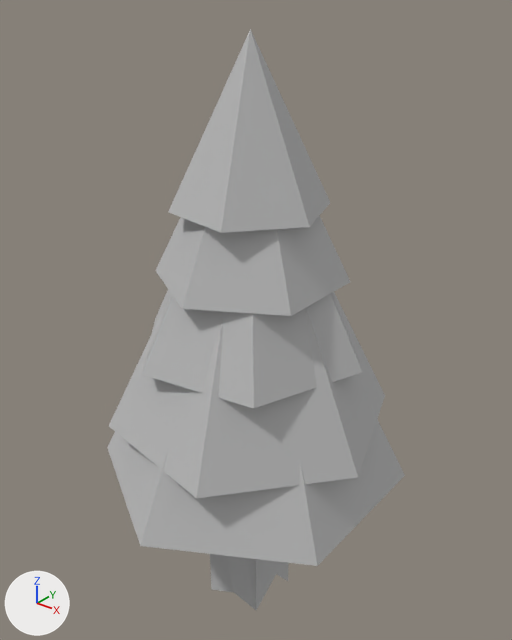
The Blender file OriginalModels/ObjectsBlaspheme/sapin/sapinAtlas.blend, before and after one commit.
Both versions are drawn from a camera (50 mm lens) standing at (2.42, -2.98, 2.96) and looking at (-0.05, 0.1, 1.05). The lights are fixed; the arrows at lower left show +X, +Y and +Z.

Names of what the first picture shows: 'sapin'.
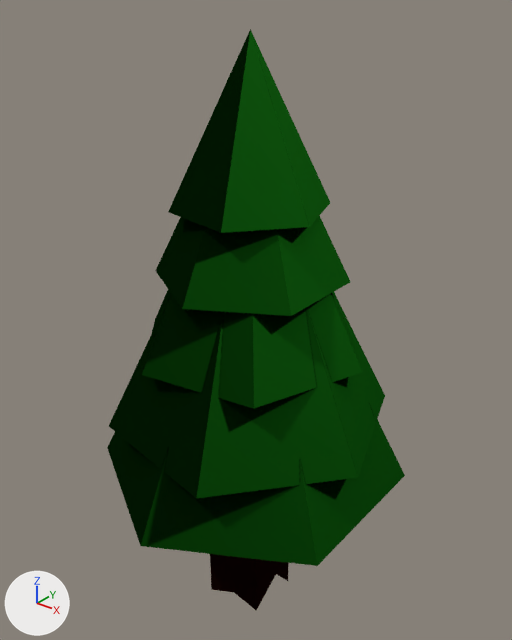
Commit message: update sapin

Scene script edits in JSON lines:
```json
{"op": "add", "block": "img_albedosapin", "code": ["img_albedosapin = load_image('albedoSapin', 'albedoSapin.png', 1024, 1024, 'sRGB')"]}
{"op": "remove", "block": "mat_albedo", "code": "mat_albedo.base_color = (0.5, 0.5, 0.5)  # grey #bcbcbc"}
{"op": "add", "block": "mat_albedo", "code": "mat_albedo.texture = img_albedosapin"}
```

Where the change shows, as pixel boxes (x1, y1, x2, y2) in the pictures (512 x 640 px):
```json
{"object": "sapin", "change": "surface changed", "before": [107, 29, 405, 610], "after": [107, 29, 405, 610], "on screen": "grey to green"}
```
